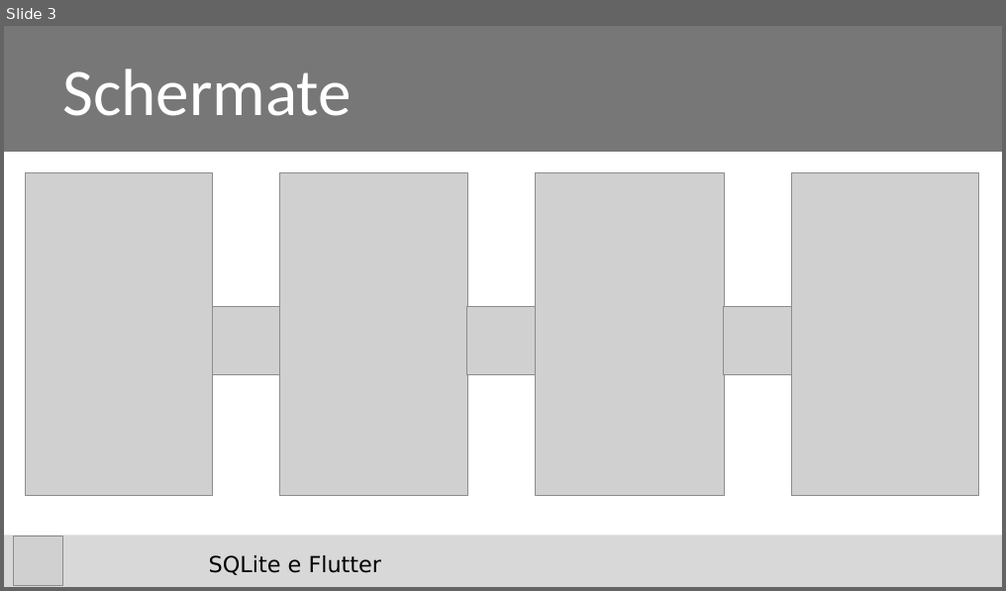
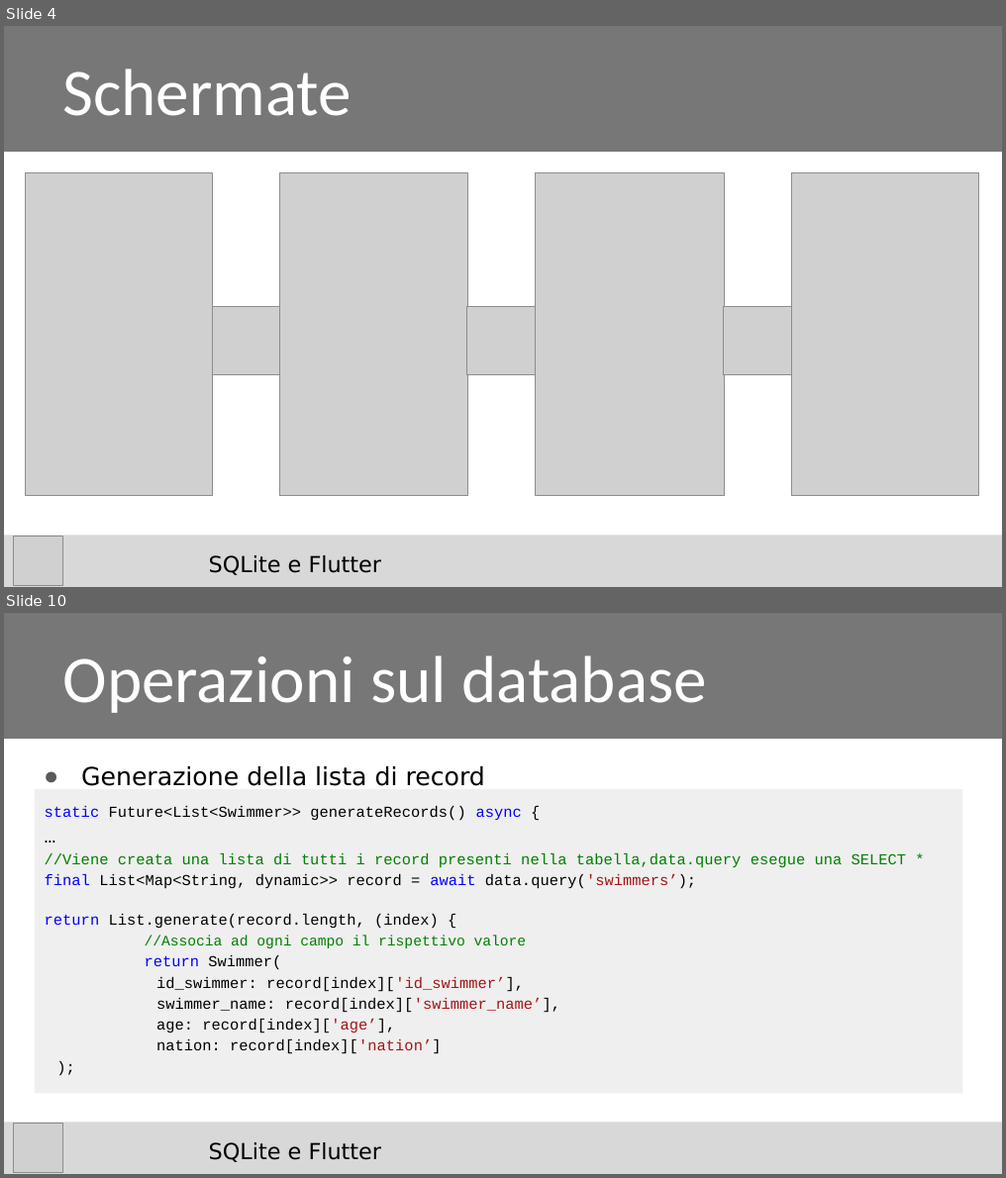
Before and after one commit to riccardosantarossa/SQLit_e_Flutter, a slide deck: Santarossa_Slides.pptx. Shown one above the other, each under a label of ours: slide 3 before the commit, slides 4 and 10 after it; the slides between them are not shown. The pictures are 1006x591 and 1006x1178 pixels, drawn with LibreOffice and Linux fonts; fonts in the diff are those of the drawing; grey boxes stand for pictures; background and template pictures are left out. Boxes give left, top, right and bottom in pixels: in the first picture for what was removed or moved away, otherwise in the second. Text is boxed around its words. In the diff, an @@ line names an element or a change of style, - is before the commit and + after.

Commit message:
Manca la revisione finale

```diff
--- a/Santarossa_Slides.pptx
+++ b/Santarossa_Slides.pptx
@@ slide 10 added at (4, 613, 1002, 1174), background #FFFFFF; not listed: 1 template element that a slide beside it also shows @@
@@ title added at (4, 613, 1002, 739), fill #777777, 48 pt, text #FFFFFF @@
+Operazioni sul database
@@ text added at (34, 789, 962, 1094), fill #EFEFEF, 11 pt, text #000000 @@
+static Future<List<Swimmer>> generateRecords() async {
+…
+//Viene creata una lista di tutti i record presenti nella tabella,data.query esegue una SELECT *
+final List<Map<String, dynamic>> record = await data.query('swimmers’);
+return List.generate(record.length, (index) {
+//Associa ad ogni campo il rispettivo valore
+return Swimmer(
+id_swimmer: record[index]['id_swimmer’],
+swimmer_name: record[index]['swimmer_name’],
+age: record[index]['age’],
+nation: record[index]['nation’]
+);
@@ text added at (81, 766, 485, 786), 18 pt, text #000000 @@
+● Generazione della lista di record
@@ picture added at (14, 1124, 62, 1172) @@
@@ text added at (209, 1143, 382, 1162), 16 pt, text #000000 @@
+SQLite e Flutter
@@ what was slide 3 is now slide 4 @@
```
Also in this commit, not shown: 3 slides changed, 4 other slides added.
